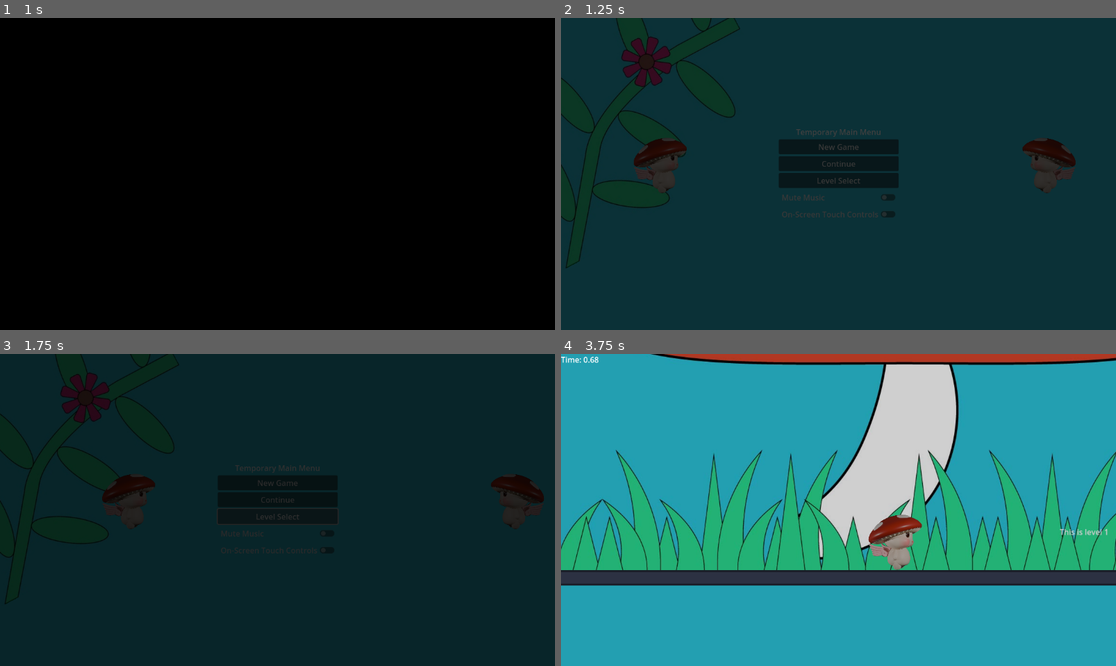
Above: before the commit, frames 1-4 (two rows, left to right).
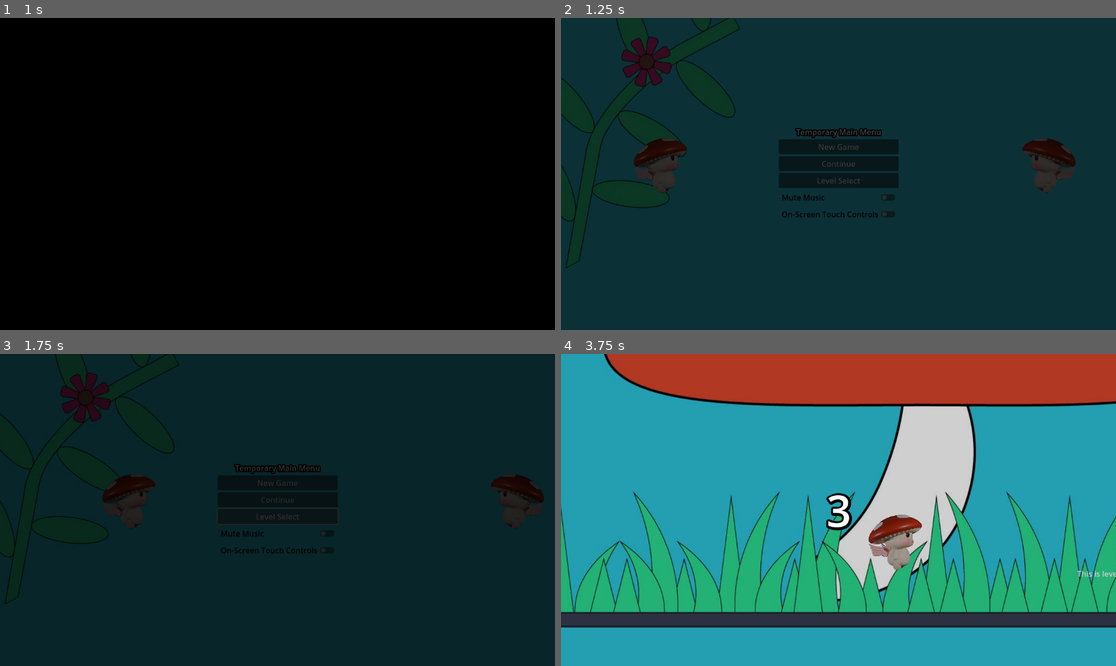
Above: after the commit, the same moments.

Repository: dustngroh/CapstoneProject
Game: Godot game, scene res://scenes/main/Game.tscn
Same seed, same stepped clock (60 frames per second), same inputs: the game is played once before the commit and once after it. The engine's default icon, where the game draws it, is replaced by a stand-in: a white triangle on a blue panel in a dark square.
Inputs:
- Up to frame 1 (1 s): tap Enter at 0.5 s; hold Right (walk_right) from 0.53 s (still down); tap Space (jump) at 0.77 s
- Up to frame 2 (1.25 s): keep holding Right (walk_right)
- Up to frame 3 (1.75 s): release Right (walk_right) at 1.25 s; click "Level Select" at 1.25 s
- Up to frame 4 (3.75 s): click "New Game" at 2 s; click "Main Menu" at 2.75 s; hold Right (walk_right) from 3.53 s (still down)

Frame 1 is identical in both runs. In frame 2, 0.4% of the frame differs, in the area x 39-58%, y 35-64%; in frame 3, 0.4%; in frame 4, 50%, in the area x 0-100%, y 0-88%.

Commit message:
Add countdown timer. Adjust fonts.

Diff:
--- a/run-game/scenes/common/ResultsScreen.tscn
+++ b/run-game/scenes/common/ResultsScreen.tscn
@@ -1,6 +1,11 @@
-[gd_scene load_steps=2 format=3 uid="uid://dhikxsmxr43ju"]
+[gd_scene load_steps=3 format=3 uid="uid://dhikxsmxr43ju"]
 
 [ext_resource type="Script" path="res://scenes/common/results_screen.gd" id="1_1sxm1"]
+
+[sub_resource type="LabelSettings" id="LabelSettings_jmvir"]
+font_size = 32
+outline_size = 16
+outline_color = Color(0, 0, 0, 1)
 
 [node name="ResultsScreen" type="CanvasLayer"]
 script = ExtResource("1_1sxm1")
@@ -15,6 +20,7 @@
 offset_bottom = 73.0
 grow_horizontal = 2
 text = "Level Complete!"
+label_settings = SubResource("LabelSettings_jmvir")
 
 [node name="NextLevelButton" type="Button" parent="."]
 anchors_preset = 8
--- a/run-game/scenes/common/fade_layer.gd
+++ b/run-game/scenes/common/fade_layer.gd
@@ -4,7 +4,6 @@
 @onready var color_rect = $ColorRect
 
 func fade_in(duration = 1.0):
-	print("fading")
 	var tween = get_tree().create_tween()
 	tween.tween_property(color_rect, "modulate:a", 1.0, duration)
 	await tween.finished
--- a/run-game/scenes/common/results_screen.gd
+++ b/run-game/scenes/common/results_screen.gd
@@ -16,8 +16,8 @@
 	self.visible = true
 
 func _on_next_level_button_pressed() -> void:
-	if next_level == "res://scenes/levels/main_levels/level_4.tscn":
-		MusicManager.play_music("res://assets/audio/music/Lite Saturation - Calm.mp3")
+	#if next_level == "res://scenes/levels/main_levels/level_4.tscn":
+		#MusicManager.play_music("res://assets/audio/music/Lite Saturation - Calm.mp3")
 	#get_tree().change_scene_to_file(next_level)
 	var game = get_tree().root.get_node("Game")
 	if game:
--- a/run-game/scenes/levels/BaseLevel.tscn
+++ b/run-game/scenes/levels/BaseLevel.tscn
@@ -1,10 +1,24 @@
-[gd_scene load_steps=7 format=3 uid="uid://ds5twxhi7yq7j"]
+[gd_scene load_steps=9 format=3 uid="uid://ds5twxhi7yq7j"]
 
 [ext_resource type="Script" path="res://scenes/levels/base_level.gd" id="1_3y0r6"]
 [ext_resource type="PackedScene" uid="uid://bh68ke5pd617u" path="res://scenes/entities/characters/player/character_body_2d.tscn" id="2_qdxsp"]
 [ext_resource type="PackedScene" uid="uid://c7dcnp2hndaih" path="res://scenes/common/win_zone.tscn" id="2_yau4l"]
 [ext_resource type="PackedScene" uid="uid://dhikxsmxr43ju" path="res://scenes/common/ResultsScreen.tscn" id="3_abmcm"]
 [ext_resource type="Script" path="res://scenes/levels/touch_controls.gd" id="4_ogj5t"]
+
+[sub_resource type="LabelSettings" id="LabelSettings_ynypi"]
+font_size = 24
+outline_size = 10
+outline_color = Color(0, 0, 0, 1)
+shadow_size = 0
+shadow_color = Color(0, 0, 0, 1)
+
+[sub_resource type="LabelSettings" id="LabelSettings_1qgim"]
+font_size = 90
+outline_size = 2
+outline_color = Color(0, 0, 0, 1)
+shadow_size = 20
+shadow_color = Color(0, 0, 0, 1)
 
 [sub_resource type="WorldBoundaryShape2D" id="WorldBoundaryShape2D_16w4h"]
 
@@ -83,10 +97,33 @@
 metadata/_edit_use_anchors_ = true
 
 [node name="TimeLabel" type="Label" parent="UI"]
-offset_right = 40.0
-offset_bottom = 23.0
+anchors_preset = 7
+anchor_left = 0.5
+anchor_top = 1.0
+anchor_right = 0.5
+anchor_bottom = 1.0
+offset_left = -20.0
+offset_top = -23.0
+offset_right = 20.0
+grow_horizontal = 2
+grow_vertical = 0
+label_settings = SubResource("LabelSettings_ynypi")
 
 [node name="Leaderboard" parent="UI" instance=ExtResource("3_abmcm")]
+
+[node name="CountdownLabel" type="Label" parent="UI"]
+anchors_preset = 8
+anchor_left = 0.5
+anchor_top = 0.5
+anchor_right = 0.5
+anchor_bottom = 0.5
+offset_left = -20.0
+offset_top = -11.5
+offset_right = 20.0
+offset_bottom = 11.5
+grow_horizontal = 2
+grow_vertical = 2
+label_settings = SubResource("LabelSettings_1qgim")
 
 [node name="BottomWorldBorder" type="Area2D" parent="."]
 position = Vector2(0, 2000)
--- a/run-game/scenes/levels/base_level.gd
+++ b/run-game/scenes/levels/base_level.gd
@@ -4,12 +4,13 @@
 
 var player: CharacterBody2D
 var elapsed_time: float = 0.0  # Time starts at 0
-var timer_running: bool = true
+var timer_running: bool = false # Paused until countdown ends
 
 @onready var level_timer: Timer = $Timer
 @onready var time_label: Label = $UI/TimeLabel
 @onready var win_zone: Area2D = $WinZone
 @onready var leaderboard: CanvasLayer = $UI/Leaderboard
+@onready var countdown_label: Label = $UI/CountdownLabel
 @onready var spawn_point: Marker2D = $SpawnPoint
 
 
@@ -19,7 +20,10 @@
 	# Set up Timer
 	level_timer.wait_time = 1.0
 	level_timer.one_shot = false
-	level_timer.start()
+	#level_timer.start()
+
+	countdown_label.show()
+	start_countdown()
 
 	# Connect WinZone trigger
 	win_zone.win.connect(_on_winzone_enter)
@@ -43,10 +47,25 @@
 		player = player_scene.instantiate()  # Create an instance of Player
 		add_child(player)  # Add to the scene
 		player.global_position = spawn_point.global_position  # Move to SpawnPoint
+		player.set_physics_process(false)  # Disable movement until countdown ends
 
 func _on_winzone_enter():
 	stop_timer()
 	show_leaderboard()
+
+func start_countdown():
+	for i in range(3, 0, -1):  # Countdown from 3 to 1
+		countdown_label.text = str(i)
+		await get_tree().create_timer(1.0).timeout  # Wait 1 second per number
+
+	countdown_label.text = "Go!"
+	await get_tree().create_timer(0.5).timeout  # Show "Go!" briefly
+	countdown_label.hide()  # Hide the label
+
+	# Start the timer
+	timer_running = true
+	level_timer.start()
+	player.set_physics_process(true)  # Enable player movement
 
 func stop_timer():
 	timer_running = false
--- a/run-game/scenes/main/MainMenu.tscn
+++ b/run-game/scenes/main/MainMenu.tscn
@@ -1,8 +1,14 @@
-[gd_scene load_steps=4 format=3 uid="uid://dlxl0dsaj7hws"]
+[gd_scene load_steps=5 format=3 uid="uid://dlxl0dsaj7hws"]
 
 [ext_resource type="Script" path="res://scenes/main/main_menu.gd" id="1_otjms"]
 [ext_resource type="PackedScene" uid="uid://bh68ke5pd617u" path="res://scenes/entities/characters/player/character_body_2d.tscn" id="2_01mn5"]
 [ext_resource type="Texture2D" uid="uid://cgxc1wnbj8dl7" path="res://assets/level_select/level map.jpg" id="2_tdlx8"]
+
+[sub_resource type="LabelSettings" id="LabelSettings_4oek7"]
+outline_size = 10
+outline_color = Color(0, 0, 0, 1)
+shadow_size = 0
+shadow_color = Color(0, 0, 0, 1)
 
 [node name="MainMenu" type="Control"]
 layout_mode = 3
@@ -48,6 +54,7 @@
 [node name="MainMenuLabel" type="Label" parent="VBoxContainer"]
 layout_mode = 2
 text = "Temporary Main Menu"
+label_settings = SubResource("LabelSettings_4oek7")
 horizontal_alignment = 1
 
 [node name="NewGameButton" type="Button" parent="VBoxContainer"]
@@ -64,10 +71,12 @@
 
 [node name="MuteButton" type="CheckButton" parent="VBoxContainer"]
 layout_mode = 2
+theme_override_colors/font_color = Color(0, 0, 0, 1)
 text = "Mute Music"
 
 [node name="TouchControlsButton" type="CheckButton" parent="VBoxContainer"]
 layout_mode = 2
+theme_override_colors/font_color = Color(0, 0, 0, 1)
 text = "On-Screen Touch Controls"
 
 [node name="Character1Holder" type="Control" parent="."]
--- a/run-game/scenes/main/game.gd
+++ b/run-game/scenes/main/game.gd
@@ -16,4 +16,8 @@
 	current_level = new_level
 
 	await get_tree().process_frame  # Ensures the new level is fully loaded
+
+	if level_path == "res://scenes/levels/main_levels/level_4.tscn": # Check if final level
+		MusicManager.play_music("res://assets/audio/music/Lite Saturation - Calm.mp3") # Play special song
+
 	await $FadeLayer.fade_out(1.0)  # Fade back in
Not shown, changed: docs/index.html
Not shown, changed: docs/index.pck
